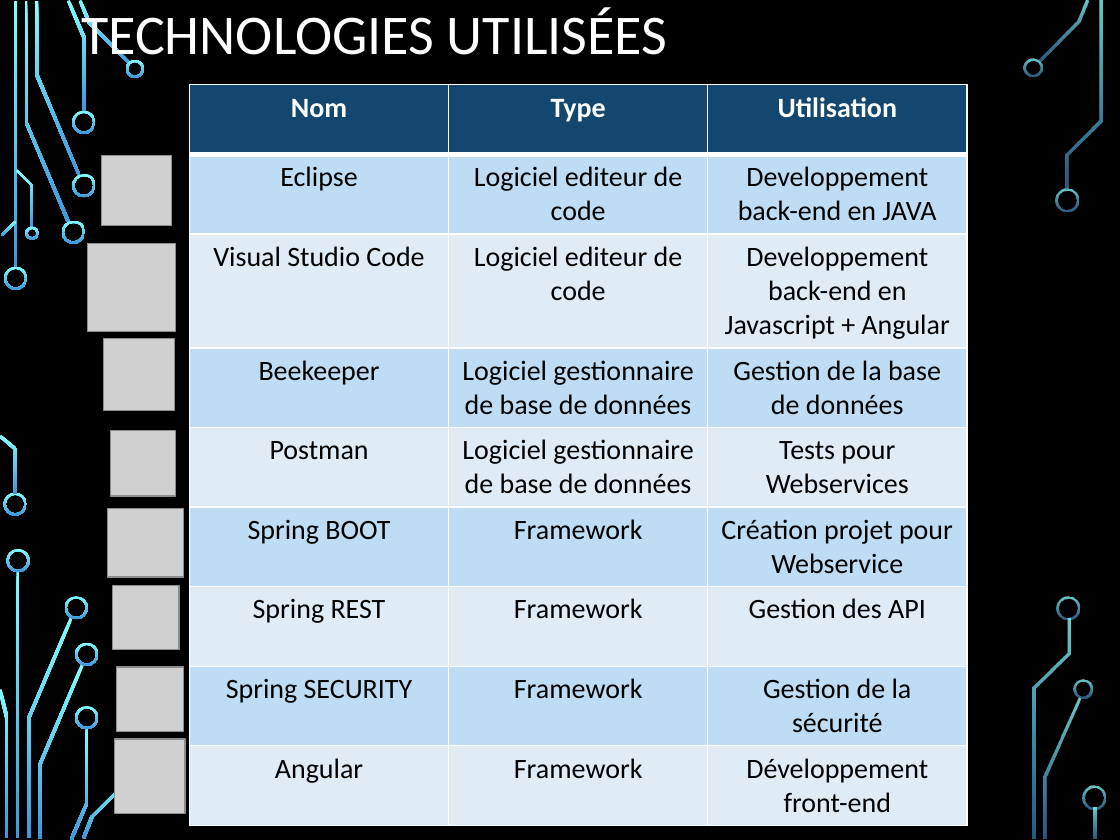
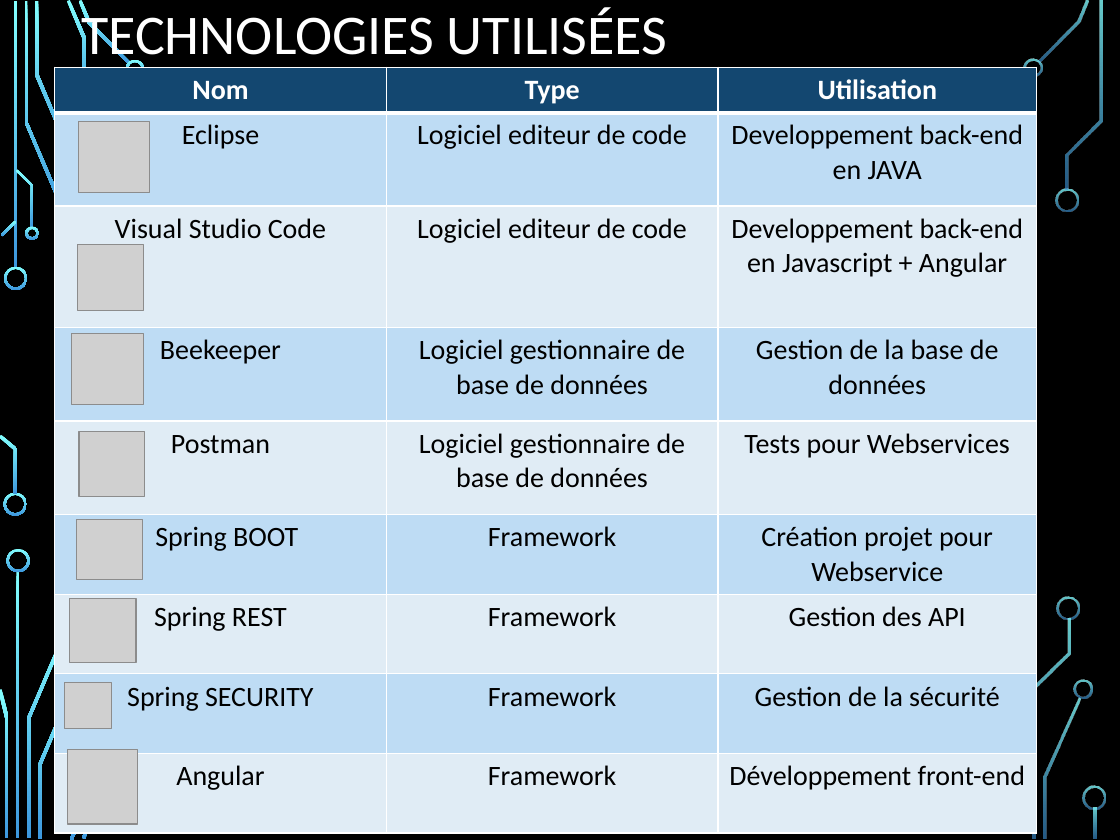
Before and after one commit to NicoPerret/projet-echec, a slide deck: slide 5 of Diapo présentation projet.pptx. Drawn at 1120x840 pixels with LibreOffice and Linux fonts; fonts in the diff are those of the drawing; grey boxes stand for pictures; background and template pictures are left out. Boxes give left, top, right and bottom in pixels: in the first picture for what was removed or moved away, otherwise in the second. Text is boxed around its words. In the diff, an @@ line names an element or a change of style, - is before the commit and + after.

```diff
--- a/Diapo présentation projet.pptx
+++ b/Diapo présentation projet.pptx
@@ table: place and size @@
-table at (189, 85, 965, 817)
+table at (55, 67, 1037, 828)
@@ picture: place and size @@
-picture at (102, 156, 172, 226)
+picture at (78, 122, 149, 193)
@@ picture: place and size @@
-picture at (87, 244, 176, 333)
+picture at (77, 245, 142, 310)
@@ picture: place and size @@
-picture at (103, 339, 175, 411)
+picture at (72, 333, 143, 404)
@@ picture: place and size @@
-picture at (111, 431, 176, 496)
+picture at (78, 431, 143, 496)
@@ picture: place and size @@
-picture at (108, 508, 184, 578)
+picture at (76, 520, 142, 580)
@@ picture: place and size @@
-picture at (112, 586, 178, 650)
+picture at (69, 598, 136, 662)
@@ picture added at (64, 683, 111, 729) @@
@@ picture removed at (116, 666, 184, 731) @@
@@ picture: place and size @@
-picture at (115, 739, 186, 814)
+picture at (67, 749, 138, 824)
@@ freeform shape added at (129, 762, 148, 780), fill gradient #82FFFF to #3D97DE @@
```
Also in this commit, not shown: 13 other slides changed.
